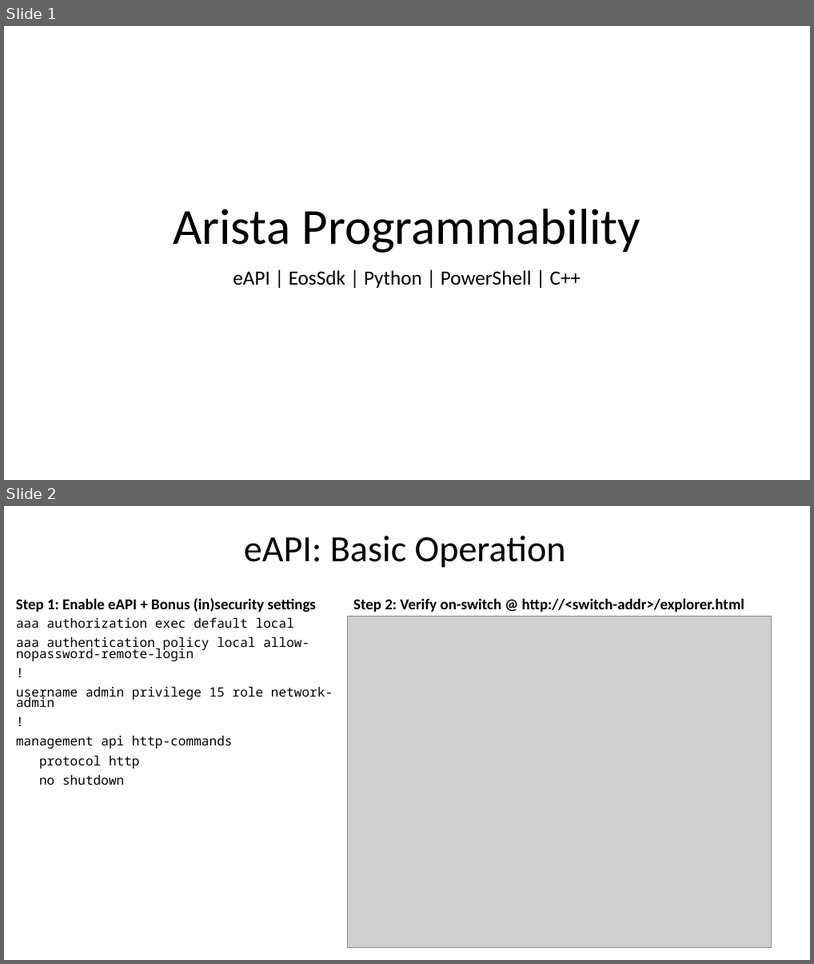
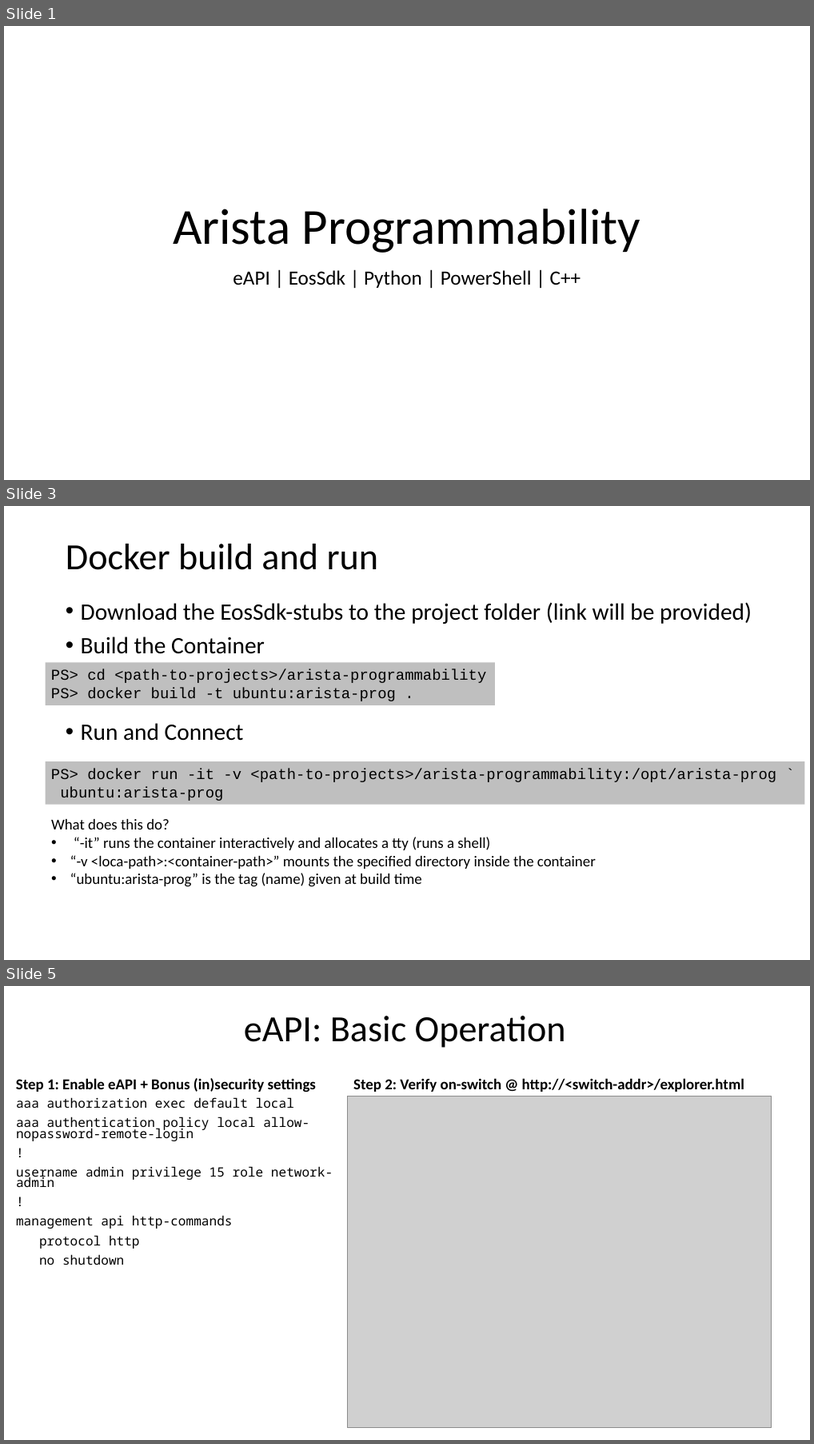
Before and after one commit to arista-northwest/arista-programmability, a slide deck: Arista Programmability.pptx. Shown one above the other, each under a label of ours: slides 1 and 2 before the commit, slides 1, 3 and 5 after it; the slides between them are not shown. The pictures are 814x964 and 814x1444 pixels, drawn with LibreOffice and Linux fonts; fonts in the diff are those of the drawing; grey boxes stand for pictures. Boxes give left, top, right and bottom in pixels: in the first picture for what was removed or moved away, otherwise in the second. Text is boxed around its words. In the diff, an @@ line names an element or a change of style, - is before the commit and + after.

```diff
--- a/Arista Programmability.pptx
+++ b/Arista Programmability.pptx
@@ slide 3 added at [4, 506, 810, 960], background #FFFFFF @@
@@ title added at [66, 544, 379, 570], 44 pt, text #000000 @@
+Docker build and run
@@ text added at [81, 602, 752, 624], 28 pt, text #000000 @@
+• Download the EosSdk-stubs to the project folder (link will be provided)
@@ text added at [81, 636, 265, 654], 28 pt, text #000000 @@
+• Build the Container
@@ rectangle added at [45, 662, 495, 705], fill #BFBFBF, 18 pt, text #000000 @@
+PS> cd <path-to-projects>/arista-programmability
+PS> docker build -t ubuntu:arista-prog .
@@ text added at [81, 723, 244, 740], 28 pt, text #000000 @@
+• Run and Connect
@@ rectangle added at [45, 761, 805, 804], fill #BFBFBF, 18 pt, text #000000 @@
+PS> docker run -it -v <path-to-projects>/arista-programmability:/opt/arista-prog `
+ubuntu:arista-prog
@@ text added at [51, 819, 596, 887], 18 pt, text #000000 @@
+What does this do?
+• “-it” runs the container interactively and allocates a tty (runs a shell)
+• “-v <loca-path>:<container-path>” mounts the specified directory inside the container
+• “ubuntu:arista-prog” is the tag (name) given at build time
@@ what was slide 2 is now slide 5 @@
```
Also in this commit, not shown: 6 slides changed, 14 other slides added, 3 slides removed.
